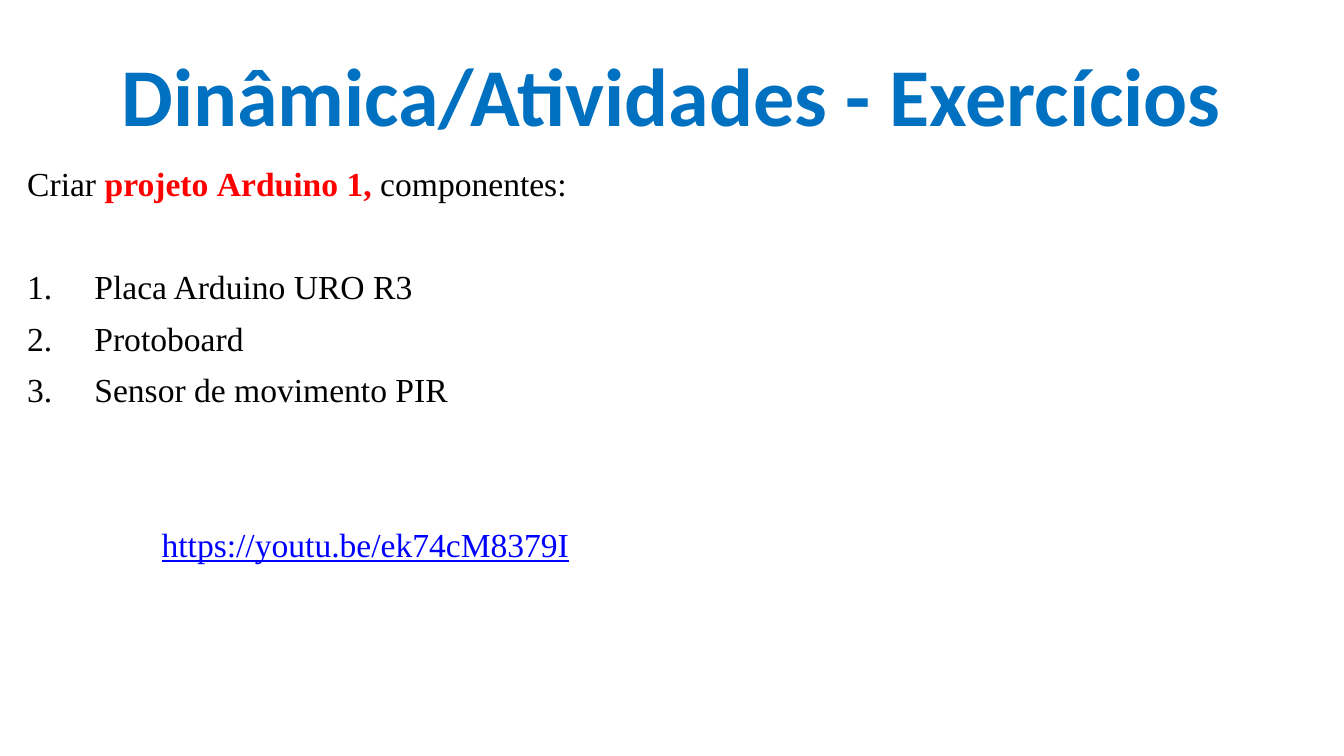
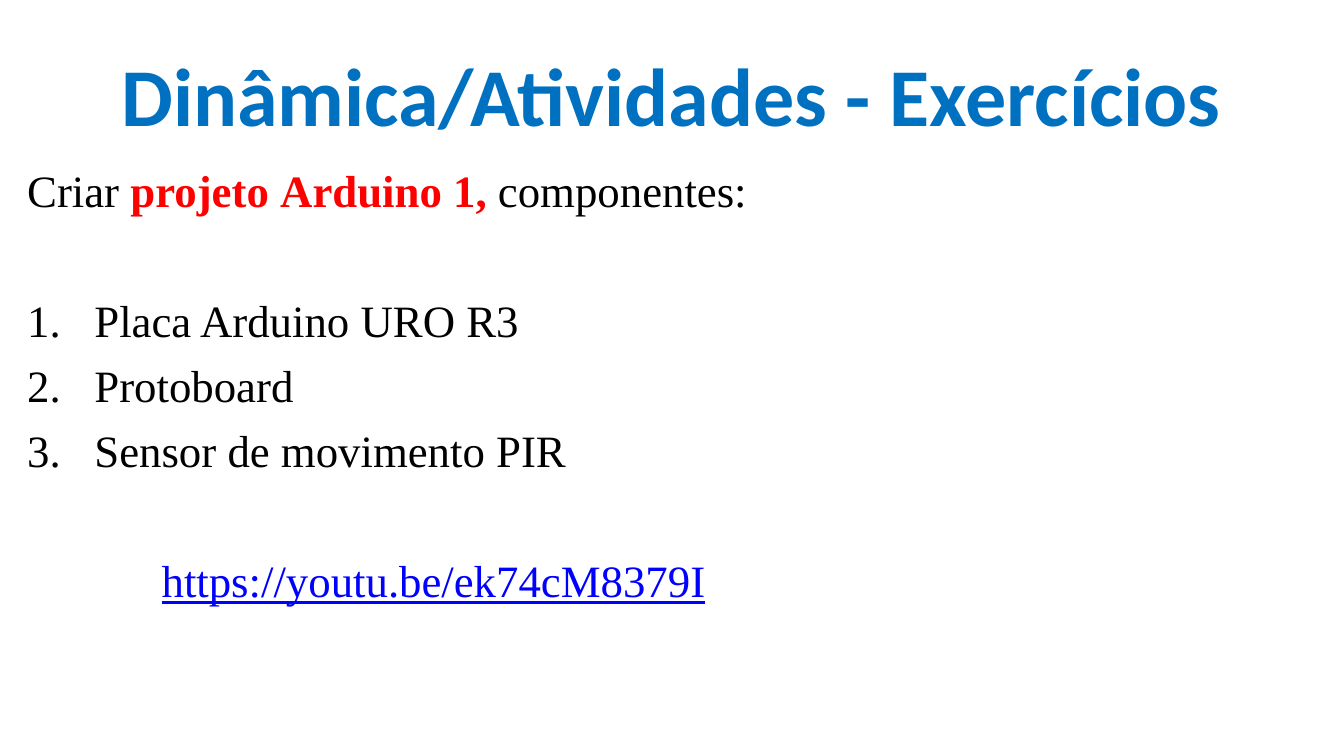
Before and after one commit to CloudEducationBrazil/WydenArea1ProgramacaoMicrocontroladores, a slide deck: slide 40 of 01 Classes/Aula 07 - Programação Microcontroladores - Periféricos Externos- Protocolos Sensores e Atuadores.pptx. Drawn at 1344x756 pixels with LibreOffice and Linux fonts; fonts in the diff are those of the drawing; background and template pictures are left out. Boxes give left, top, right and bottom in pixels: in the first picture for what was removed or moved away, otherwise in the second. Text is boxed around its words. In the diff, an @@ line names an element or a change of style, - is before the commit and + after.

```diff
--- a/01 Classes/Aula 07 - Programação Microcontroladores - Periféricos Externos- Protocolos Sensores e Atuadores.pptx
+++ b/01 Classes/Aula 07 - Programação Microcontroladores - Periféricos Externos- Protocolos Sensores e Atuadores.pptx
@@ text "Criar projeto Arduino 1, componentes:" at (27, 176, 747, 607): size 18 to 24 pt @@
```
Also in this commit, not shown: 7 other slides changed, 2 other files.
